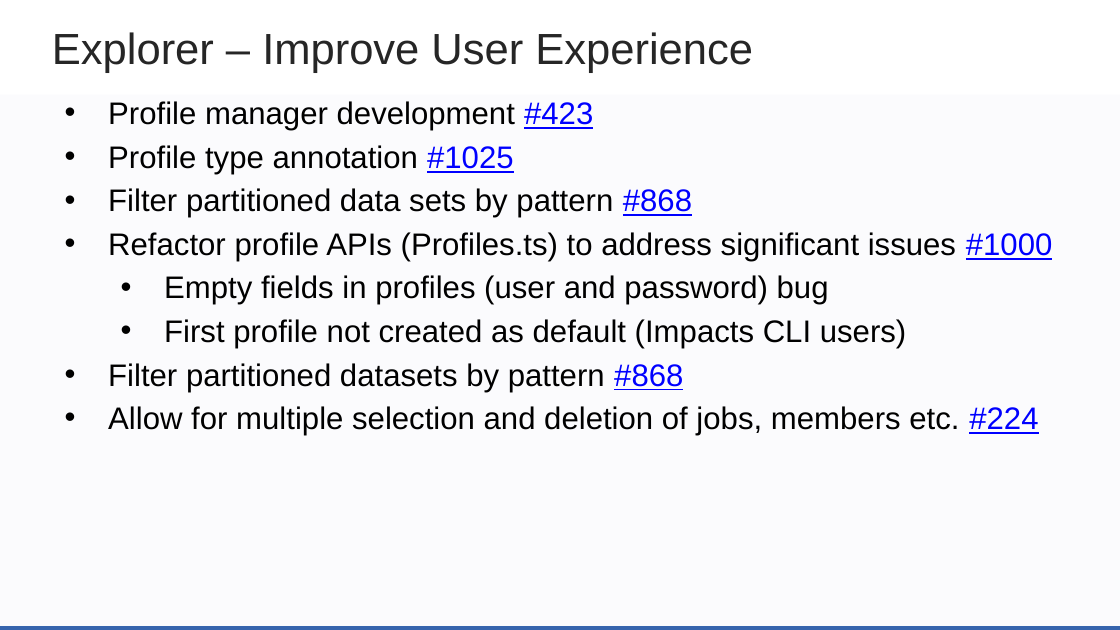
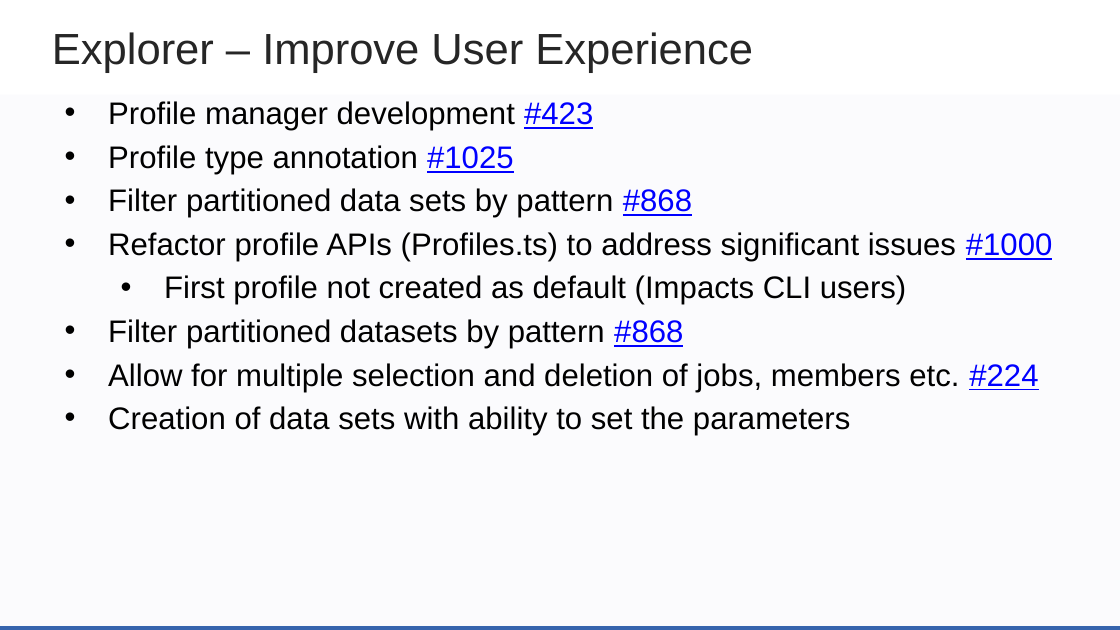
Before and after one commit to zowe/community, a slide deck: slide 6 of Project Management/PI Planning/20PI4 Planning/Zowe Community Squad Focus for 20PI4.pptx. Drawn at 1120x630 pixels with LibreOffice and Linux fonts; fonts in the diff are those of the drawing; background and template pictures are left out. Boxes give left, top, right and bottom in pixels: in the first picture for what was removed or moved away, otherwise in the second. Text is boxed around its words. In the diff, an @@ line names an element or a change of style, - is before the commit and + after.

Commit message:
update slides

```diff
--- a/Project Management/PI Planning/20PI4 Planning/Zowe Community Squad Focus for 20PI4.pptx
+++ b/Project Management/PI Planning/20PI4 Planning/Zowe Community Squad Focus for 20PI4.pptx
@@ text at bbox=[164, 275, 829, 305]: paragraph removed @@
-  • Empty fields in profiles (user and password) bug
@@ text at bbox=[108, 406, 850, 436]: paragraph added @@
+• Creation of data sets with ability to set the parameters
```
Also in this commit, not shown: 1 other file.
